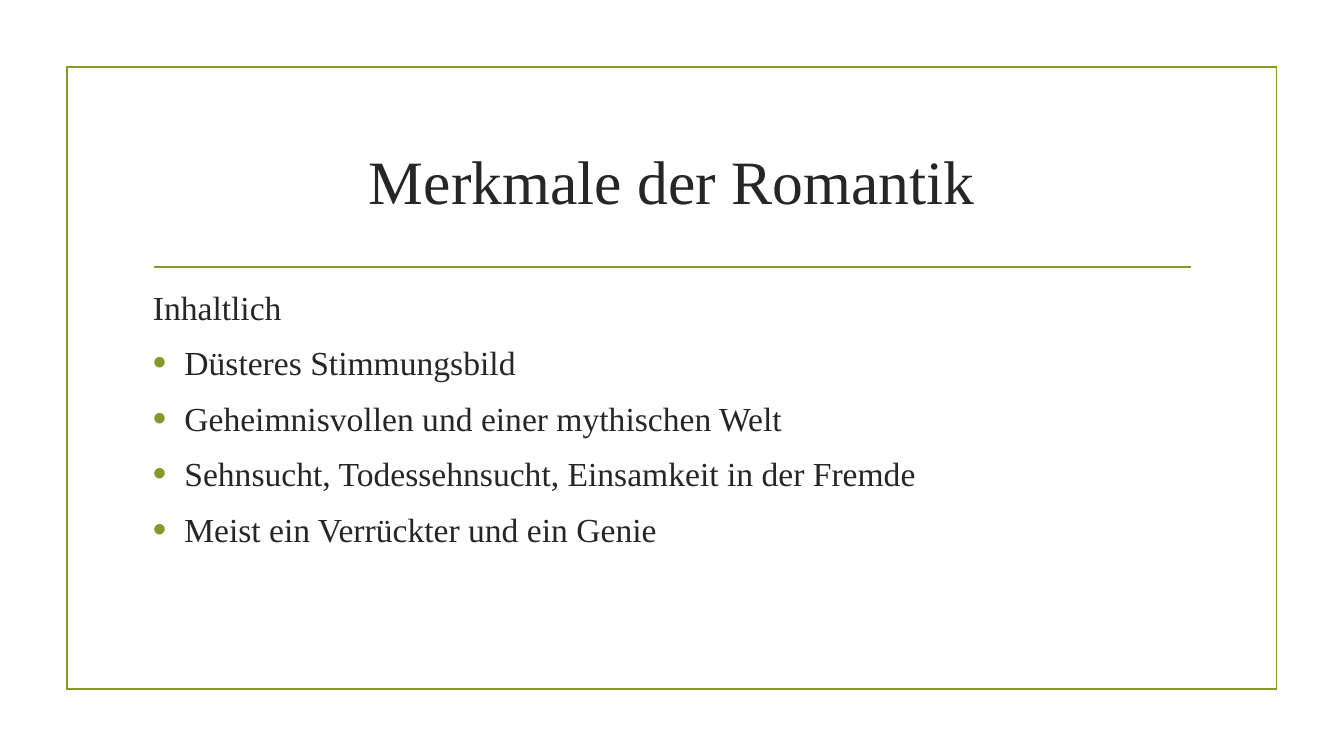
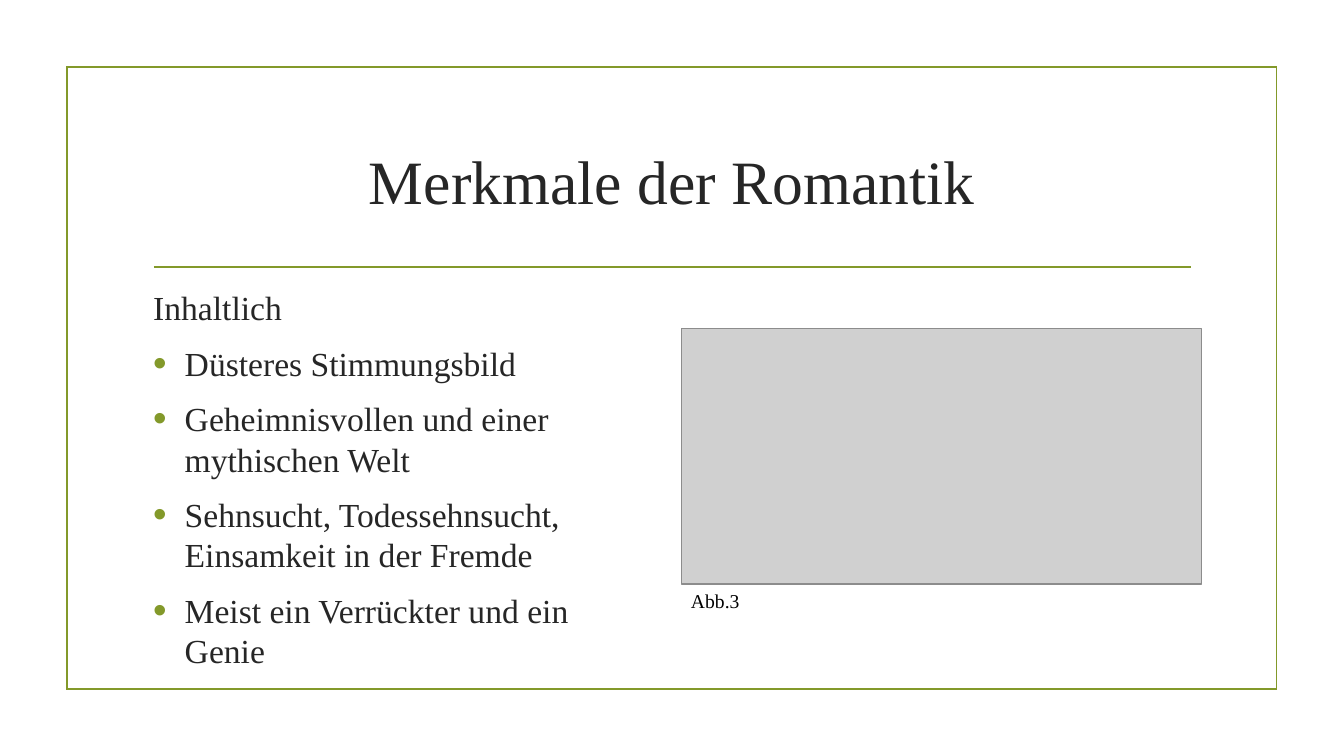
Before and after one commit to AkazeX/Schule, a slide deck: slide 6 of BM/Deutsch/Romantik/Romantik.pptx (slide 5 before the commit). Drawn at 1344x756 pixels with LibreOffice and Linux fonts; fonts in the diff are those of the drawing; grey boxes stand for pictures; background and template pictures are left out. Boxes give left, top, right and bottom in pixels: in the first picture for what was removed or moved away, otherwise in the second. Text is boxed around its words. In the diff, an @@ line names an element or a change of style, - is before the commit and + after.

```diff
--- a/BM/Deutsch/Romantik/Romantik.pptx
+++ b/BM/Deutsch/Romantik/Romantik.pptx
@@ text "Inhaltlich" rewrapped from (153,296,916,543) to (153,296,568,664) @@
@@ picture added at (682,329,1202,584) @@
@@ text added at (691,594,739,609), 14 pt, text #000000 @@
+Abb.3
```
Also in this commit, not shown: 6 other slides changed, 2 slides added, 1 slide removed, 3 other files.
